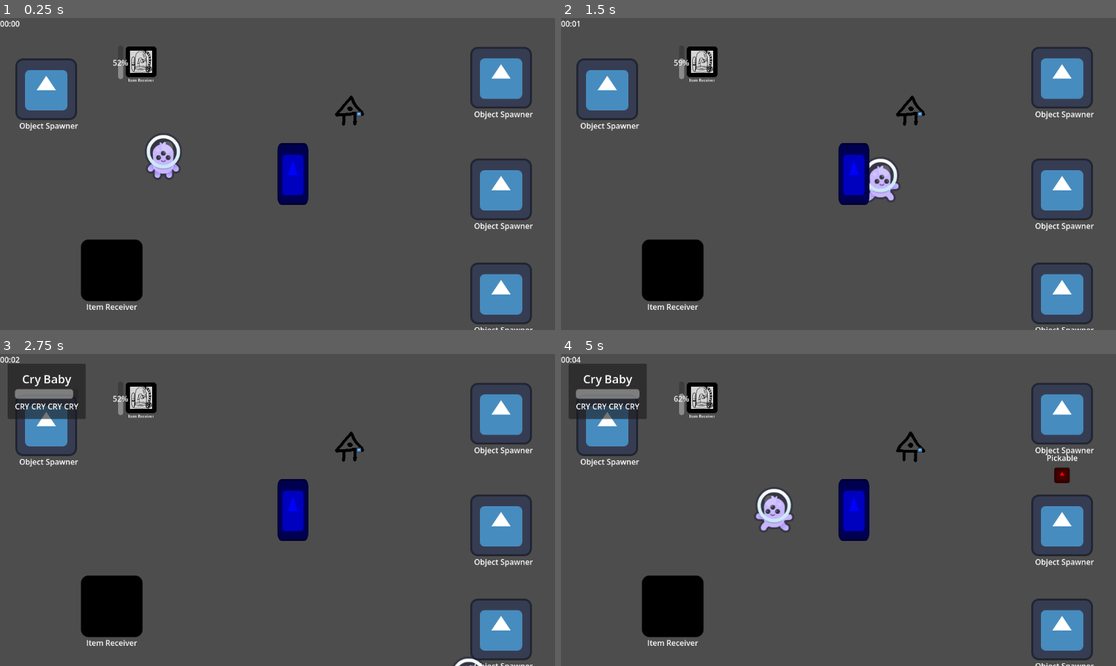
Above: before the commit, frames 1-4 (two rows, left to right).
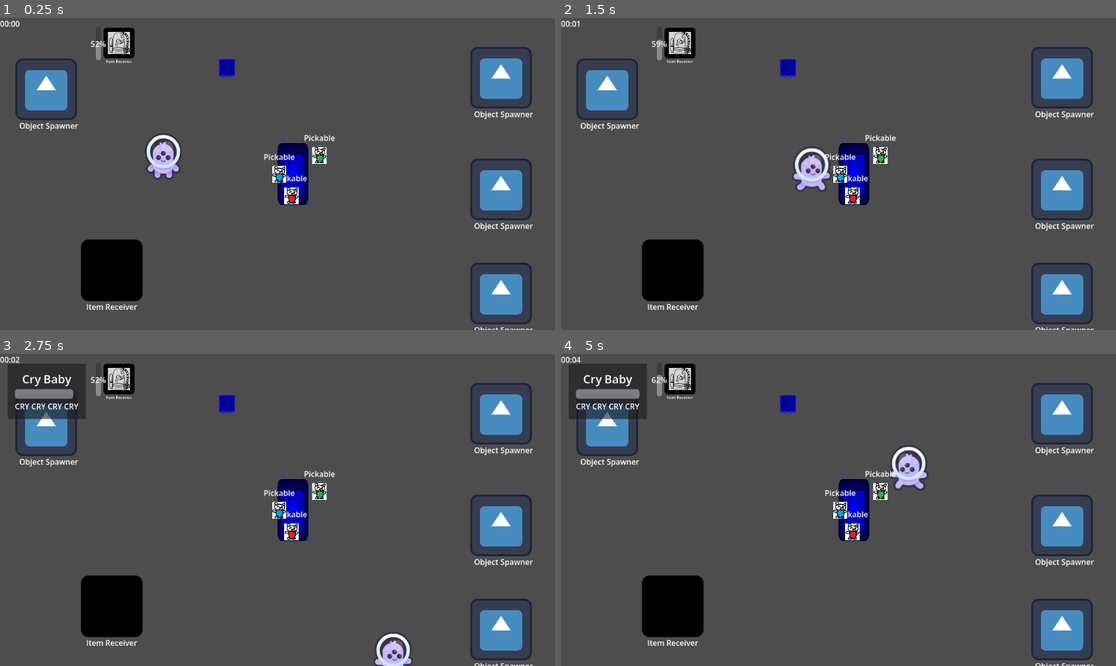
Above: after the commit, the same moments.

Repository: CamaraoLendario/Chaotic-Plants
Game: Godot game, scene res://main_world.tscn
Two runs of this game, one before a commit and one after it. Both use one fixed random seed, a clock stepped at 60 frames per second and the inputs below. The engine's default icon, where the game draws it, is replaced by a stand-in: a white triangle on a blue panel in a dark square.
Inputs (mouse positions are in pixels of both pictures, inside the frame that each line leads up to):
- Up to frame 1 (0.25 s): no input
- Up to frame 2 (1.5 s): move the mouse to (960, 158) at 0.52 s; hold D (Right) 0.53-1.28 s; hold E (Interact) 0.53-1.28 s; move the mouse to (727, 189) at 1.27 s; hold S (Down) from 1.28 s (still down); tap F (Throw) at 1.35 s
- Up to frame 3 (2.75 s): move the mouse to (333, 441) at 2.02 s; release S (Down) at 2.03 s; hold D (Right) from 2.03 s (still down); hold E (Interact) from 2.03 s (still down)
- Up to frame 4 (5 s): move the mouse to (810, 572) at 2.77 s; release D (Right) at 2.78 s; release E (Interact) at 2.78 s; hold W (Up) 2.78-3.53 s; tap F (Throw) at 2.85, 4.35 s; move the mouse to (1005, 556) at 3.52 s; hold E (Interact) 3.53-4.28 s; hold A (Left) from 3.53 s (still down); move the mouse to (672, 463) at 4.27 s

The runs differ from the first frame. In frame 1, 2.1% of the frame differs, in the area x 16-66%, y 3-60%; in frame 2, 3.1%; in frame 3, 2.6%; in frame 4, 3.4%, in the area x 16-94%, y 3-60%.

Commit message:
this commit

Diff:
--- a/main_world.tscn
+++ b/main_world.tscn
@@ -10,17 +10,17 @@
 [ext_resource type="Script" uid="uid://do6arsnvfb00a" path="res://request_list_view.gd" id="7_7ktct"]
 [ext_resource type="PackedScene" uid="uid://c7hl623304u1e" path="res://game_state/views/request_view.tscn" id="7_aac4l"]
 [ext_resource type="PackedScene" uid="uid://tc83aw2jaip5" path="res://interact/delivery.tscn" id="9_uks48"]
-[ext_resource type="PackedScene" uid="uid://psh2ymdga6o6" path="res://Plants/Plinko/Plinko.tscn" id="10_ko8m6"]
 [ext_resource type="Shader" uid="uid://bvni52b27fb52" path="res://Plants/base_plant.gdshader" id="11_ko8m6"]
-[ext_resource type="PackedScene" uid="uid://dygk3vngr7bt" path="res://Plants/steamy/steamy.tscn" id="13_v7yd6"]
+[ext_resource type="PackedScene" uid="uid://bum3r4hevd1tq" path="res://Plants/steamy/steamy.tscn" id="13_v7yd6"]
+[ext_resource type="PackedScene" uid="uid://boeg2lf46fjjr" path="res://Plants/Cry Baby/cry_baby.tscn" id="13_wly0c"]
 
-[sub_resource type="ShaderMaterial" id="ShaderMaterial_wly0c"]
+[sub_resource type="ShaderMaterial" id="ShaderMaterial_xftef"]
 resource_local_to_scene = true
 shader = ExtResource("11_ko8m6")
 shader_parameter/startTime = 0.0
 shader_parameter/animate = false
 
-[sub_resource type="ShaderMaterial" id="ShaderMaterial_xftef"]
+[sub_resource type="ShaderMaterial" id="ShaderMaterial_bqrff"]
 resource_local_to_scene = true
 shader = ExtResource("11_ko8m6")
 shader_parameter/startTime = 0.0
@@ -77,13 +77,13 @@
 
 [node name="Delivery" parent="." unique_id=1179291177 instance=ExtResource("9_uks48")]
 
-[node name="BasePlant" parent="." unique_id=629364572 instance=ExtResource("10_ko8m6")]
-material = SubResource("ShaderMaterial_wly0c")
-position = Vector2(153, -139)
+[node name="Steamy" parent="." unique_id=1634396651 instance=ExtResource("13_v7yd6")]
+material = SubResource("ShaderMaterial_xftef")
+position = Vector2(-329, -272)
 
-[node name="Steamy" parent="." unique_id=1841791848 instance=ExtResource("13_v7yd6")]
-material = SubResource("ShaderMaterial_xftef")
-position = Vector2(-283, -233)
+[node name="Cry Baby" parent="." unique_id=629364572 instance=ExtResource("13_wly0c")]
+material = SubResource("ShaderMaterial_bqrff")
+position = Vector2(-105, -221)
 
 [connection signal="spawnedObject" from="PlantSpawner1" to="." method="on_plant_spawned"]
 [connection signal="spawnedObject" from="PlantSpawner2" to="." method="on_plant_spawned"]
